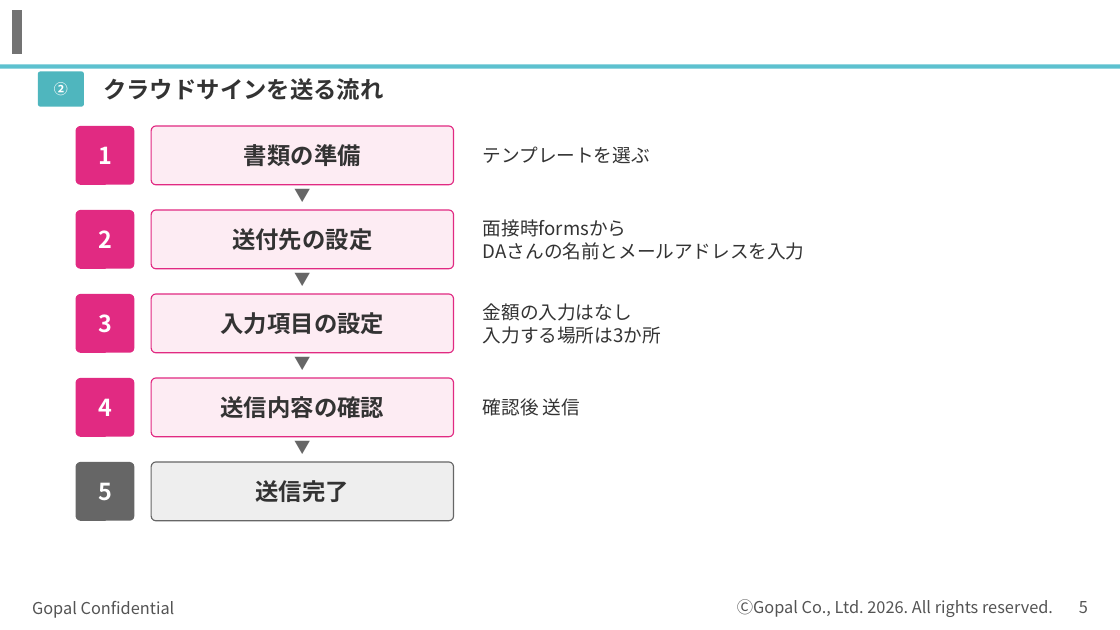
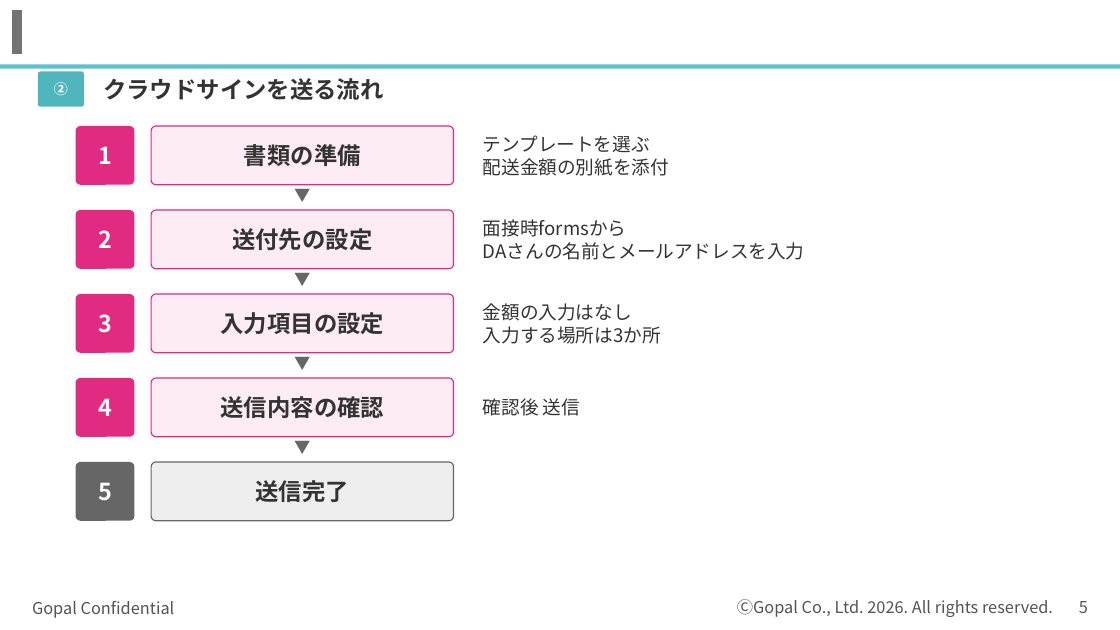
Before and after one commit to kagayugopal-eng/tamu, a slide deck: slide 5 of out/登録の流れ_書類準備まで.pptx. Drawn at 1120x630 pixels with LibreOffice and Linux fonts; fonts in the diff are those of the drawing; background and template pictures are left out. Boxes give left, top, right and bottom in pixels: in the first picture for what was removed or moved away, otherwise in the second. Text is boxed around its words. In the diff, an @@ line names an element or a change of style, - is before the commit and + after.

```diff
--- a/out/登録の流れ_書類準備まで.pptx
+++ b/out/登録の流れ_書類準備まで.pptx
@@ text at (483, 158, 669, 176): paragraph added @@
+配送金額の別紙を添付
```
Also in this commit, not shown: 2 other slides changed, 1 slide added, 1 slide removed.
